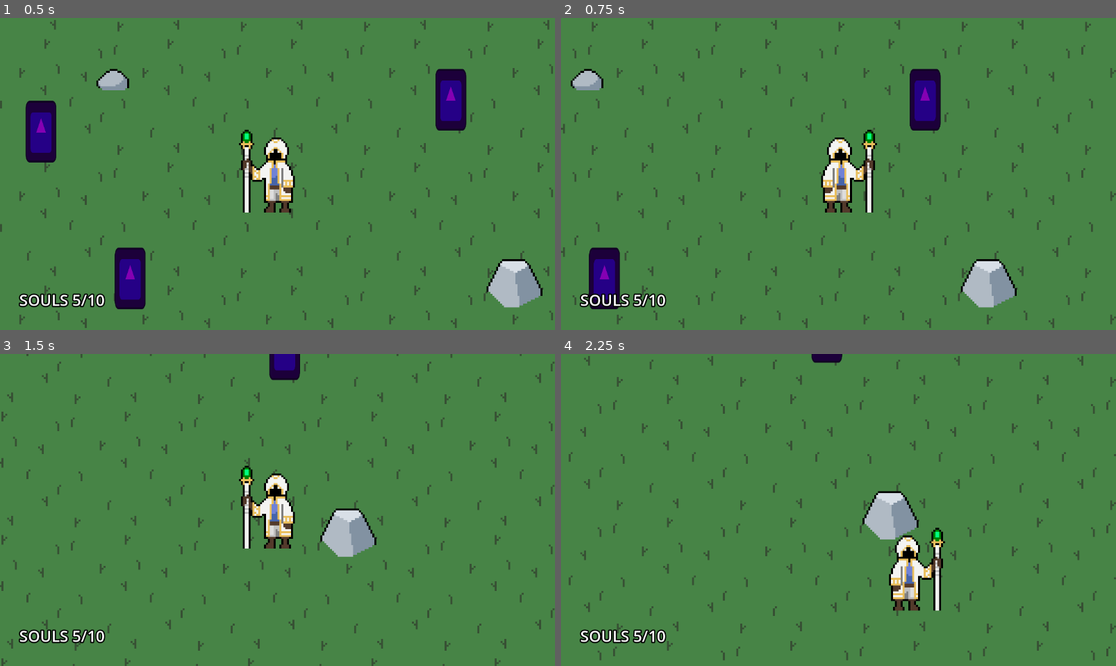
Above: before the commit, frames 1-4 (two rows, left to right).
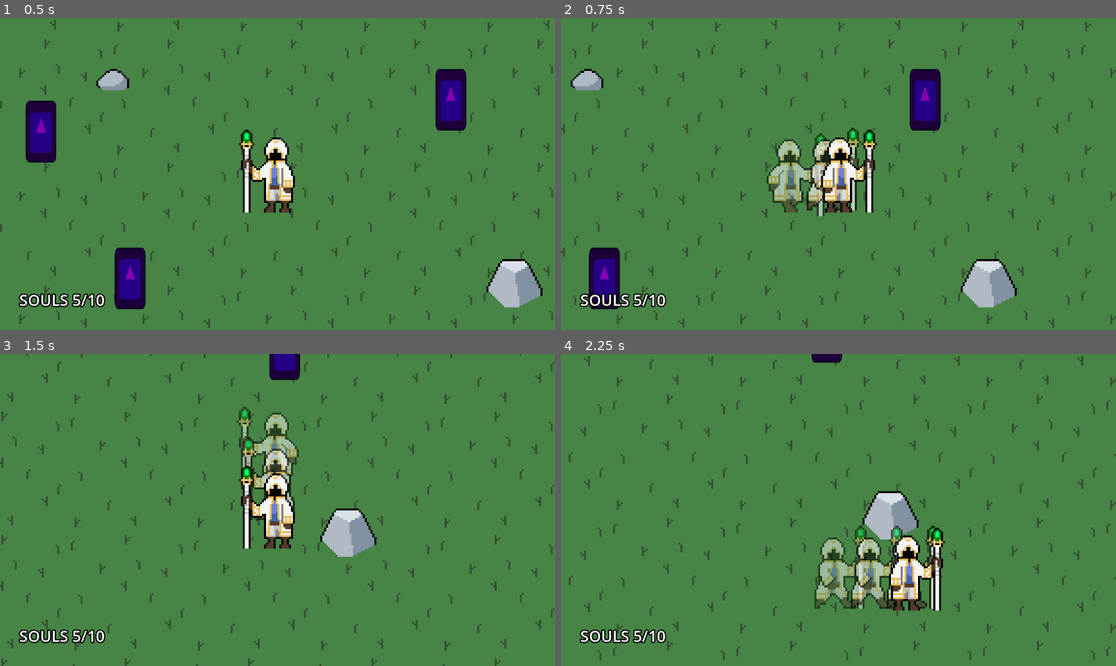
Above: after the commit, the same moments.

Repository: SleepyStudios/SummonerSurvivor
Game: Godot game, scene res://scenes/main.tscn
The game is run twice, just before and just after one commit, with the same random seed, the same clock (stepped at 60 frames per second) and the same inputs. The engine's default icon, where the game draws it, is replaced by a stand-in: a white triangle on a blue panel in a dark square.
Inputs (mouse positions are in pixels of both pictures, inside the frame that each line leads up to):
- Up to frame 1 (0.5 s): no input
- Up to frame 2 (0.75 s): tap Enter at 0.5 s; move the mouse to (960, 158) at 0.52 s; hold Right (right) from 0.53 s (still down); tap Space (dash) at 0.6 s
- Up to frame 3 (1.5 s): move the mouse to (166, 525) at 1.27 s; release Right (right) at 1.28 s; hold Down (down) from 1.28 s (still down); tap Space (dash) at 1.35 s
- Up to frame 4 (2.25 s): move the mouse to (894, 441) at 2.02 s; release Down (down) at 2.03 s; hold Right (right) from 2.03 s (still down); tap Space (dash) at 2.1 s

Frame 1 is identical in both runs. In frame 2, 2.1% of the frame differs, in the area x 37-55%, y 35-64%; in frame 3, 1.7%; in frame 4, 2.7%, in the area x 45-68%, y 55-82%.

Commit message:
dash sprite

Diff:
--- /dev/null
+++ b/scenes/dash_sprite.tscn
@@ -0,0 +1,35 @@
+[gd_scene load_steps=6 format=3 uid="uid://bqlvlbc28ur5j"]
+
+[ext_resource type="Script" path="res://scripts/dash_sprite.gd" id="1_v14bp"]
+[ext_resource type="Texture2D" uid="uid://bdq8b3kpj41e4" path="res://assets/summoner_walking.png" id="2_0hcbk"]
+
+[sub_resource type="AtlasTexture" id="AtlasTexture_7cdtn"]
+atlas = ExtResource("2_0hcbk")
+region = Rect2(64, 0, 64, 64)
+
+[sub_resource type="AtlasTexture" id="AtlasTexture_kxlke"]
+atlas = ExtResource("2_0hcbk")
+region = Rect2(192, 0, 64, 64)
+
+[sub_resource type="SpriteFrames" id="SpriteFrames_dpxmw"]
+animations = [{
+"frames": [{
+"duration": 1.0,
+"texture": SubResource("AtlasTexture_7cdtn")
+}, {
+"duration": 1.0,
+"texture": SubResource("AtlasTexture_kxlke")
+}],
+"loop": true,
+"name": &"default",
+"speed": 5.0
+}]
+
+[node name="DashSprite" type="Node2D"]
+scale = Vector2(4, 4)
+script = ExtResource("1_v14bp")
+
+[node name="AnimatedSprite2D" type="AnimatedSprite2D" parent="."]
+modulate = Color(1, 1, 1, 0.784314)
+texture_filter = 1
+sprite_frames = SubResource("SpriteFrames_dpxmw")
--- a/scenes/main.tscn
+++ b/scenes/main.tscn
@@ -1,7 +1,6 @@
-[gd_scene load_steps=23 format=3 uid="uid://divr04l50vppw"]
+[gd_scene load_steps=14 format=3 uid="uid://divr04l50vppw"]
 
 [ext_resource type="Texture2D" uid="uid://crmcwehtwe8eo" path="res://assets/world/grass.png" id="1_wgp2o"]
-[ext_resource type="Script" path="res://scripts/player.gd" id="2_6afyc"]
 [ext_resource type="PackedScene" uid="uid://c4if563vdqfb" path="res://scenes/world/big_rock.tscn" id="2_nbd1h"]
 [ext_resource type="Script" path="res://scripts/monuments_spawner.gd" id="3_loki5"]
 [ext_resource type="PackedScene" uid="uid://dqqik74dpfhvf" path="res://scenes/world/small_rock.tscn" id="3_r2e6h"]
@@ -11,71 +10,13 @@
 [ext_resource type="Theme" uid="uid://yu1dowvtkl7f" path="res://assets/theme.tres" id="7_t471f"]
 [ext_resource type="Script" path="res://scripts/summon_button.gd" id="8_0lvb4"]
 [ext_resource type="Script" path="res://scripts/souls_label.gd" id="10_3dof2"]
-[ext_resource type="Texture2D" uid="uid://bdq8b3kpj41e4" path="res://assets/summoner_walking.png" id="10_jxqtx"]
+[ext_resource type="PackedScene" uid="uid://c7ylt42bmheo6" path="res://scenes/player.tscn" id="10_ikbc3"]
 
 [sub_resource type="RectangleShape2D" id="RectangleShape2D_fotqp"]
 size = Vector2(100, 1080)
 
 [sub_resource type="RectangleShape2D" id="RectangleShape2D_y87is"]
 size = Vector2(100, 1920)
-
-[sub_resource type="RectangleShape2D" id="RectangleShape2D_2bw7l"]
-size = Vector2(64, 128)
-
-[sub_resource type="AtlasTexture" id="AtlasTexture_3xffe"]
-atlas = ExtResource("10_jxqtx")
-region = Rect2(0, 0, 64, 64)
-
-[sub_resource type="AtlasTexture" id="AtlasTexture_242dt"]
-atlas = ExtResource("10_jxqtx")
-region = Rect2(128, 0, 64, 64)
-
-[sub_resource type="AtlasTexture" id="AtlasTexture_7qum6"]
-atlas = ExtResource("10_jxqtx")
-region = Rect2(0, 0, 64, 64)
-
-[sub_resource type="AtlasTexture" id="AtlasTexture_ejjkx"]
-atlas = ExtResource("10_jxqtx")
-region = Rect2(64, 0, 64, 64)
-
-[sub_resource type="AtlasTexture" id="AtlasTexture_0vhi7"]
-atlas = ExtResource("10_jxqtx")
-region = Rect2(128, 0, 64, 64)
-
-[sub_resource type="AtlasTexture" id="AtlasTexture_1sk7c"]
-atlas = ExtResource("10_jxqtx")
-region = Rect2(192, 0, 64, 64)
-
-[sub_resource type="SpriteFrames" id="SpriteFrames_lcyxd"]
-animations = [{
-"frames": [{
-"duration": 1.0,
-"texture": SubResource("AtlasTexture_3xffe")
-}, {
-"duration": 1.0,
-"texture": SubResource("AtlasTexture_242dt")
-}],
-"loop": true,
-"name": &"default",
-"speed": 5.0
-}, {
-"frames": [{
-"duration": 1.0,
-"texture": SubResource("AtlasTexture_7qum6")
-}, {
-"duration": 1.0,
-"texture": SubResource("AtlasTexture_ejjkx")
-}, {
-"duration": 1.0,
-"texture": SubResource("AtlasTexture_0vhi7")
-}, {
-"duration": 1.0,
-"texture": SubResource("AtlasTexture_1sk7c")
-}],
-"loop": true,
-"name": &"walking",
-"speed": 5.0
-}]
 
 [node name="Scene" type="Node2D"]
 texture_filter = 1
@@ -152,6 +93,7 @@
 layout_mode = 0
 offset_top = -90.0
 offset_right = 90.0
+tooltip_text = "Summon Bomber (5)"
 theme = ExtResource("7_t471f")
 disabled = true
 script = ExtResource("8_0lvb4")
@@ -272,32 +214,7 @@
 expand_mode = 2
 stretch_mode = 4
 
-[node name="Player" type="CharacterBody2D" parent="." groups=["player"]]
-z_index = 1
-y_sort_enabled = true
-collision_layer = 5
-motion_mode = 1
-script = ExtResource("2_6afyc")
-
-[node name="Camera2D" type="Camera2D" parent="Player"]
-scale = Vector2(0.5, 0.5)
-
-[node name="CollisionShape2D" type="CollisionShape2D" parent="Player"]
-shape = SubResource("RectangleShape2D_2bw7l")
-
-[node name="DashTimer" type="Timer" parent="Player"]
-wait_time = 0.1
-one_shot = true
-
-[node name="DashCooldownTimer" type="Timer" parent="Player"]
-wait_time = 0.5
-one_shot = true
-
-[node name="AnimatedSprite2D" type="AnimatedSprite2D" parent="Player"]
-texture_filter = 1
-scale = Vector2(4, 4)
-sprite_frames = SubResource("SpriteFrames_lcyxd")
-animation = &"walking"
+[node name="Player" parent="." instance=ExtResource("10_ikbc3")]
 
 [node name="CanvasLayer" type="CanvasLayer" parent="."]
 
@@ -319,5 +236,3 @@
 [connection signal="pressed" from="RadialMenu/Button2" to="RadialMenu/Button2" method="_on_pressed"]
 [connection signal="pressed" from="RadialMenu/Button3" to="RadialMenu/Button3" method="_on_pressed"]
 [connection signal="pressed" from="RadialMenu/Button4" to="RadialMenu/Button4" method="_on_pressed"]
-[connection signal="timeout" from="Player/DashTimer" to="Player" method="_on_dash_timer_timeout"]
-[connection signal="timeout" from="Player/DashCooldownTimer" to="Player" method="_on_dash_cooldown_timer_timeout"]
--- /dev/null
+++ b/scenes/player.tscn
@@ -0,0 +1,92 @@
+[gd_scene load_steps=11 format=3 uid="uid://c7ylt42bmheo6"]
+
+[ext_resource type="Script" path="res://scripts/player.gd" id="1_t8i75"]
+[ext_resource type="Texture2D" uid="uid://bdq8b3kpj41e4" path="res://assets/summoner_walking.png" id="2_dwarc"]
+
+[sub_resource type="RectangleShape2D" id="RectangleShape2D_2bw7l"]
+size = Vector2(64, 128)
+
+[sub_resource type="AtlasTexture" id="AtlasTexture_3xffe"]
+atlas = ExtResource("2_dwarc")
+region = Rect2(0, 0, 64, 64)
+
+[sub_resource type="AtlasTexture" id="AtlasTexture_242dt"]
+atlas = ExtResource("2_dwarc")
+region = Rect2(128, 0, 64, 64)
+
+[sub_resource type="AtlasTexture" id="AtlasTexture_7qum6"]
+atlas = ExtResource("2_dwarc")
+region = Rect2(0, 0, 64, 64)
+
+[sub_resource type="AtlasTexture" id="AtlasTexture_ejjkx"]
+atlas = ExtResource("2_dwarc")
+region = Rect2(64, 0, 64, 64)
+
+[sub_resource type="AtlasTexture" id="AtlasTexture_0vhi7"]
+atlas = ExtResource("2_dwarc")
+region = Rect2(128, 0, 64, 64)
+
+[sub_resource type="AtlasTexture" id="AtlasTexture_1sk7c"]
+atlas = ExtResource("2_dwarc")
+region = Rect2(192, 0, 64, 64)
+
+[sub_resource type="SpriteFrames" id="SpriteFrames_lcyxd"]
+animations = [{
+"frames": [{
+"duration": 1.0,
+"texture": SubResource("AtlasTexture_3xffe")
+}, {
+"duration": 1.0,
+"texture": SubResource("AtlasTexture_242dt")
+}],
+"loop": true,
+"name": &"default",
+"speed": 5.0
+}, {
+"frames": [{
+"duration": 1.0,
+"texture": SubResource("AtlasTexture_7qum6")
+}, {
+"duration": 1.0,
+"texture": SubResource("AtlasTexture_ejjkx")
+}, {
+"duration": 1.0,
+"texture": SubResource("AtlasTexture_0vhi7")
+}, {
+"duration": 1.0,
+"texture": SubResource("AtlasTexture_1sk7c")
+}],
+"loop": true,
+"name": &"walking",
+"speed": 5.0
+}]
+
+[node name="Player" type="CharacterBody2D" groups=["player"]]
+z_index = 1
+y_sort_enabled = true
+collision_layer = 5
+motion_mode = 1
+script = ExtResource("1_t8i75")
+
+[node name="Camera2D" type="Camera2D" parent="."]
+scale = Vector2(0.5, 0.5)
+
+[node name="CollisionShape2D" type="CollisionShape2D" parent="."]
+shape = SubResource("RectangleShape2D_2bw7l")
+
+[node name="DashTimer" type="Timer" parent="."]
+wait_time = 0.1
+one_shot = true
+
+[node name="DashCooldownTimer" type="Timer" parent="."]
+wait_time = 0.5
+one_shot = true
+
+[node name="AnimatedSprite2D" type="AnimatedSprite2D" parent="."]
+texture_filter = 1
+scale = Vector2(4, 4)
+sprite_frames = SubResource("SpriteFrames_lcyxd")
+animation = &"walking"
+
+[connection signal="timeout" from="DashTimer" to="." method="_on_dash_timer_timeout"]
+[connection signal="timeout" from="DashCooldownTimer" to="." method="_on_dash_cooldown_timer_timeout"]
--- /dev/null
+++ b/scripts/dash_sprite.gd
@@ -0,0 +1,8 @@
+extends Node2D
+
+func _ready() -> void:
+  var tween = get_tree().create_tween()
+  tween.tween_property($AnimatedSprite2D, "modulate", Color.TRANSPARENT, 0.35).set_trans(Tween.TRANS_LINEAR)
+  tween.tween_callback(queue_free)
+
+  $AnimatedSprite2D.frame = randi() % 2
--- a/scripts/player.gd
+++ b/scripts/player.gd
@@ -12,11 +12,14 @@
 @onready var radial_menu: RadialMenu = $"../RadialMenu"
 @onready var sprite: AnimatedSprite2D = $"AnimatedSprite2D"
 
+var dash_sprite = preload("res://scenes/dash_sprite.tscn")
+
 var speed = BASE_SPEED
 var can_dash = true
 var souls = 5
 var health = 10
 var max_soul_capacity = 10
+var tmr_dash_sprite = 0
 
 func _ready() -> void:
 	var rect: Rect2 = bg.get_rect()
@@ -52,6 +55,19 @@
 	get_input()
 	move_and_slide()
 
+func _spawn_dash_sprite():
+	var ds = dash_sprite.instantiate()
+	ds.position = position
+	ds.find_child("AnimatedSprite2D").flip_h = sprite.flip_h
+	get_parent().add_child(ds)
+
+func _process(delta: float) -> void:
+	if speed == DASH_SPEED:
+		tmr_dash_sprite += delta
+		if tmr_dash_sprite >= 0.035:
+			_spawn_dash_sprite()
+			tmr_dash_sprite = 0
+
 func _on_dash_timer_timeout() -> void:
 	speed = BASE_SPEED
 	dash_cooldown_timer.start()
